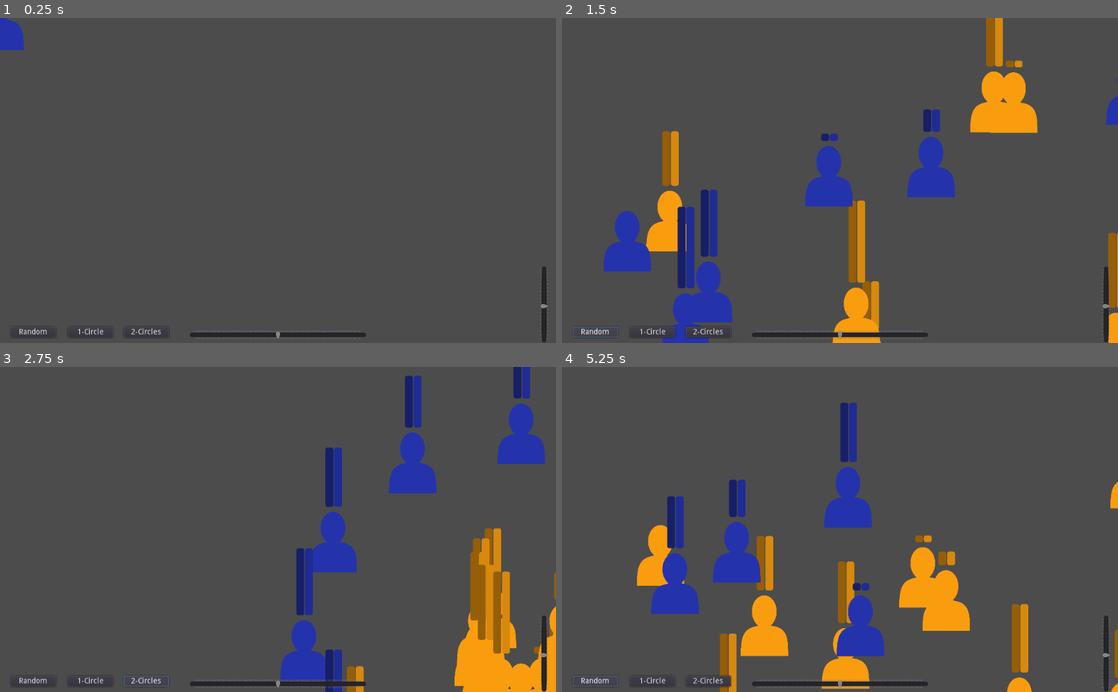
Above: before the commit, frames 1-4 (two rows, left to right).
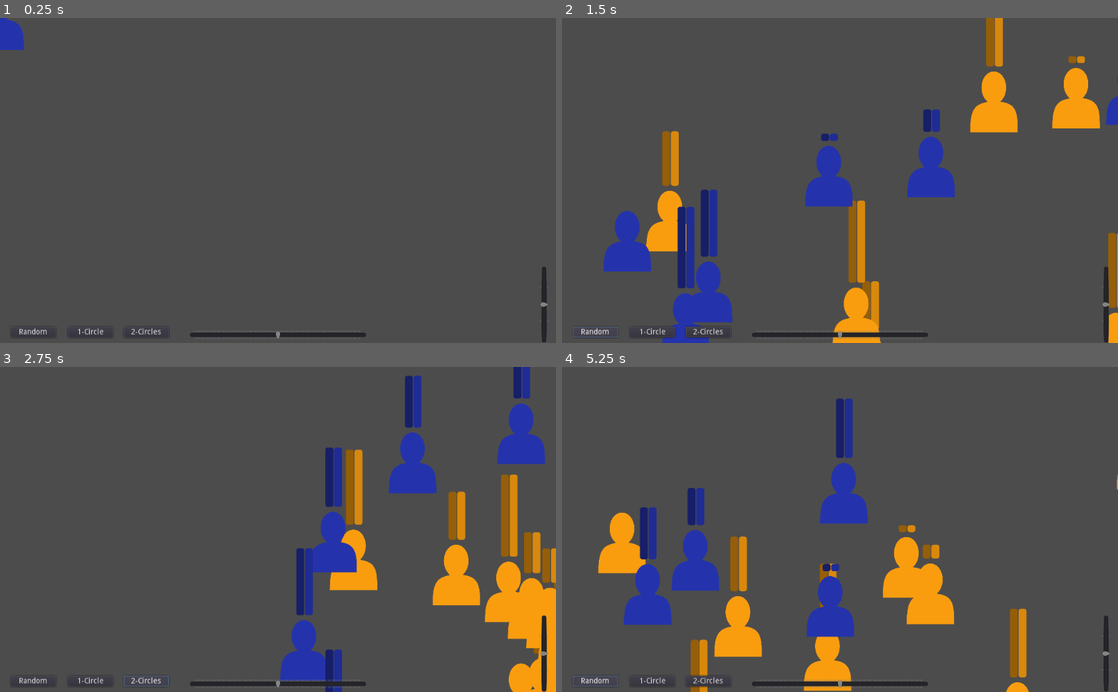
Above: after the commit, the same moments.

Repository: Maaack/Supply-and-Demand-Simulator
Game: Godot game, scene res://Scenes/Main/Main.tscn
Same seed, same stepped clock (60 frames per second), same inputs: the game is played once before the commit and once after it.
Inputs:
- Up to frame 1 (0.25 s): no input
- Up to frame 2 (1.5 s): click "Random" at 0.5 s; click "1-Circle" at 1.25 s
- Up to frame 3 (2.75 s): click "2-Circles" at 2 s
- Up to frame 4 (5.25 s): click "Random" at 2.75 s; click "1-Circle" at 3.5 s; click "2-Circles" at 4.25 s; click "Random" at 5 s

The runs differ from the first frame. In frame 1, less than 0.1% of the frame differs, in the area x 97-99%, y 81-99%; in frame 2, 1.9%; in frame 3, 9.6%; in frame 4, 16%, in the area x 6-100%, y 9-100%.

Commit message:
INIT-03: Updates the time slider to be faster by default.

Diff:
--- a/Scenes/Main/Main.gd
+++ b/Scenes/Main/Main.gd
@@ -17,3 +17,6 @@
 
 func _on_VSlider_value_changed(value : float):
 	world_2d.time_scale = value
+
+func _ready():
+	world_2d.time_scale = $TimeVSlider.value
--- a/Scenes/Main/Main.tscn
+++ b/Scenes/Main/Main.tscn
@@ -78,24 +78,24 @@
 "_edit_use_anchors_": false
 }
 
-[node name="VSlider" type="VSlider" parent="."]
+[node name="TimeVSlider" type="VSlider" parent="."]
 anchor_left = 1.0
 anchor_top = 1.0
 anchor_right = 1.0
 anchor_bottom = 1.0
 margin_left = -44.0
 margin_top = -142.0
-min_value = 0.5
-max_value = 10.0
+min_value = 1.0
+max_value = 16.0
 step = 0.5
-value = 5.0
-tick_count = 20
-ticks_on_borders = true
+value = 8.5
+tick_count = 5
 __meta__ = {
 "_edit_use_anchors_": false
 }
+[connection signal="ready" from="HSlider" to="." method="_on_HSlider_ready"]
 [connection signal="value_changed" from="HSlider" to="." method="_on_HSlider_value_changed"]
 [connection signal="pressed" from="RandomButton" to="." method="_on_RandomButton_pressed"]
 [connection signal="pressed" from="OneCircleButton" to="." method="_on_OneCircleButton_pressed"]
 [connection signal="pressed" from="TwoCirclesButton" to="." method="_on_TwoCirclesButton_pressed"]
-[connection signal="value_changed" from="VSlider" to="." method="_on_VSlider_value_changed"]
+[connection signal="value_changed" from="TimeVSlider" to="." method="_on_VSlider_value_changed"]
--- a/Scenes/World2D/World2D.gd
+++ b/Scenes/World2D/World2D.gd
@@ -14,7 +14,7 @@
 var character_layout_setting : int = CharacterLayout.CIRCLE
 var center_offset : Vector2 = Vector2(960, 520.0)
 var default_time_to : float = 1.0
-var time_scale : float = 5.0
+var time_scale : float = 1.0
 var default_step_time : float = 1.0
 var character_control_counter : int = 0
 var buyer_seller_map : Dictionary = {}
